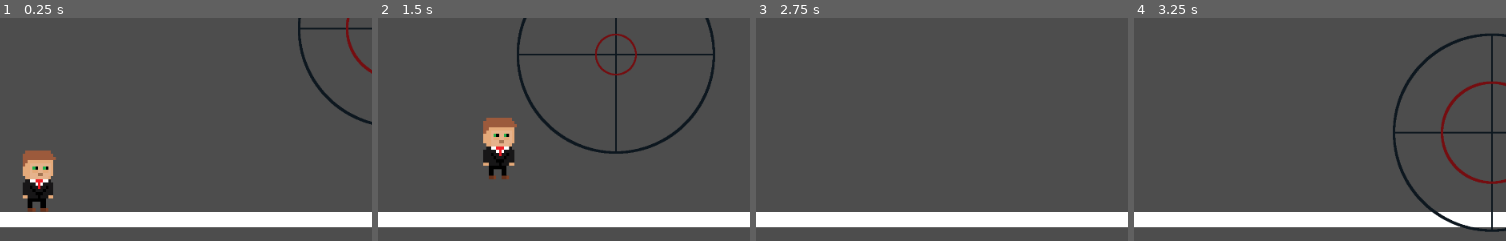
Above: before the commit, frames 1-4 (left to right).
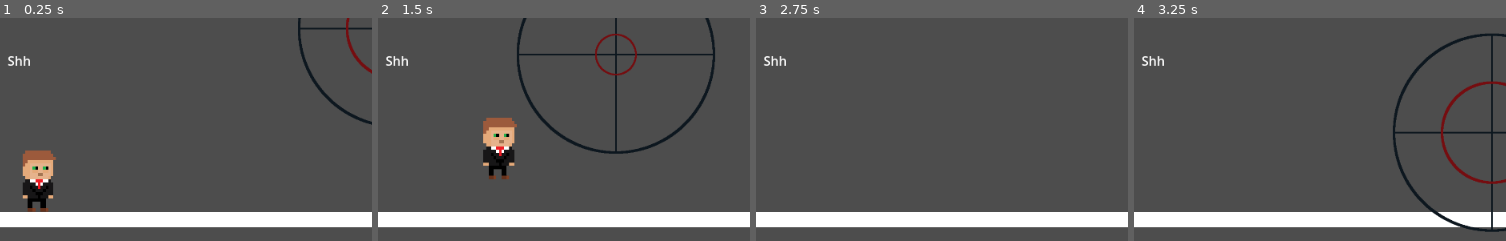
Above: after the commit, the same moments.

Repository: azsocha/Protect-the-VIP
Game: Godot game, scene res://FinalLevel.tscn
Two runs of this game, one before a commit and one after it. Both use one fixed random seed, a clock stepped at 60 frames per second and the inputs below. This scene is started directly instead of the project's main scene. The engine's default icon, where the game draws it, is replaced by a stand-in: a white triangle on a blue panel in a dark square.
Inputs (mouse positions are % of the whole screen's width and height, from its top left):
- Up to frame 1 (0.25 s): no input
- Up to frame 2 (1.5 s): tap Enter at 0.5 s; move the mouse to (25, 77) at 0.52 s; hold Right (move_right) from 0.53 s (still down); click (25, 77) at 0.6 s; tap Space (jump) at 0.77 s; move the mouse to (32, 58) at 1.27 s; click (32, 58) at 1.35 s
- Up to frame 3 (2.75 s): tap Space (jump) at 1.52, 2 s; move the mouse to (64, 27) at 2.02 s; release Right (move_right) at 2.03 s; hold A (move_left) from 2.03 s (still down); click (64, 27) at 2.1 s
- Up to frame 4 (3.25 s): move the mouse to (48, 76) at 2.77 s; release A (move_left) at 2.78 s; hold Right (move_right) from 2.78 s (still down); click (48, 76) at 2.85 s; tap Space (jump) at 3.02 s
The pictures show only the part of the screen within x 0-50%, y 50-100%; the shares and areas given below are measured in that part.

The runs differ from the first frame. In frame 1, 0.2% of the frame differs, in the area x 2-9%, y 17-22%; in frame 2, 0.2%; in frame 3, 0.2%; in frame 4, 0.2%.

Commit message:
Final Level Progress

Diff:
--- a/team-3-final-project/FinalLevel.tscn
+++ b/team-3-final-project/FinalLevel.tscn
@@ -8,6 +8,7 @@
 [ext_resource type="PackedScene" uid="uid://bn634m3hxxrv3" path="res://Goal area.tscn" id="6_i5wwc"]
 [ext_resource type="Script" path="res://goal_area_two.gd" id="7_cct0h"]
 [ext_resource type="Script" path="res://collision_shape_2d.gd" id="8_vp3tf"]
+[ext_resource type="Script" path="res://label.gd" id="9_67b00"]
 
 [sub_resource type="RectangleShape2D" id="RectangleShape2D_0ur61"]
 size = Vector2(111, 196)
@@ -52,9 +53,20 @@
 shape = SubResource("RectangleShape2D_0ur61")
 script = ExtResource("8_vp3tf")
 
+[node name="Label" type="Label" parent="."]
+offset_left = 12.0
+offset_top = 352.0
+offset_right = 52.0
+offset_bottom = 375.0
+script = ExtResource("9_67b00")
+
+[node name="Timer" type="Timer" parent="."]
+
 [connection signal="died" from="player" to="dead" method="_on_area_2d_died"]
 [connection signal="died" from="Sniper2/Sprite2D/Area2D" to="player" method="_on_area_2d_died"]
 [connection signal="died" from="Sniper2/Sprite2D/Area2D" to="dead" method="_on_area_2d_died"]
+[connection signal="input_event" from="StaticBody2D" to="player" method="_on_body_entered"]
 [connection signal="input_event" from="StaticBody2D" to="player" method="_on_static_body_2d_input_event"]
+[connection signal="timeout" from="Timer" to="Label" method="_on_timer_timeout"]
 
 [editable path="Sniper2"]
--- a/team-3-final-project/label.gd
+++ b/team-3-final-project/label.gd
@@ -9,10 +9,14 @@
 # Called every frame. 'delta' is the elapsed time since the previous frame.
 func _process(delta: float) -> void:
 	if count == 1:
-		Label.text = "Blah"
+		text = "Blah"
 	elif count == 2:
-		Label.text = "Blah blah"
+		text = "Blah blah"
 	elif count == 3:
-		Label.text = "Blah blah blah"
+		text = "Blah blah blah"
 	else:
-		Label.text = "Shh"
+		text = "Shh"
+
+
+func _on_timer_timeout() -> void:
+	count = count + 1
Not shown: 1 places in team-3-final-project/FinalLevel.tscn that only renumber resources
